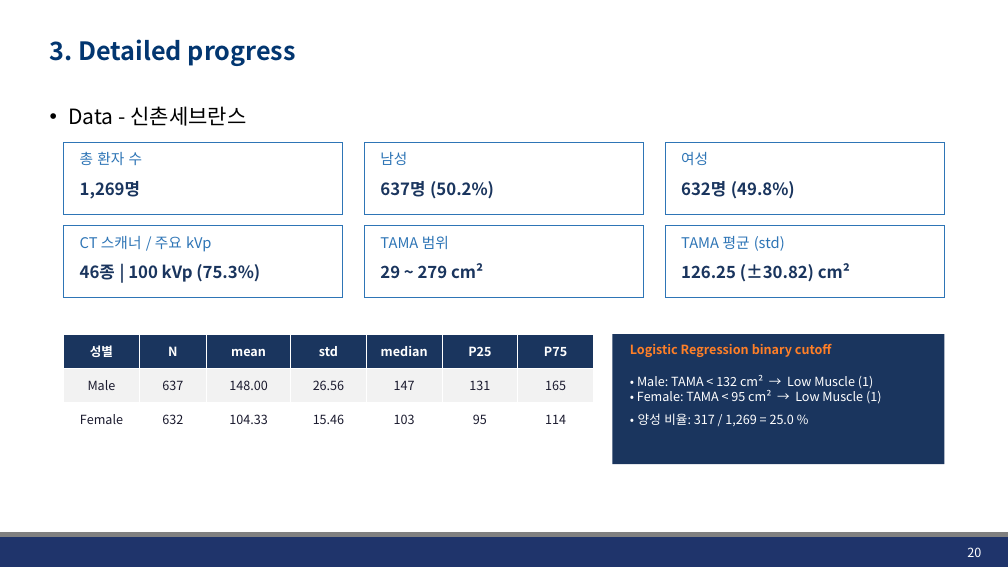
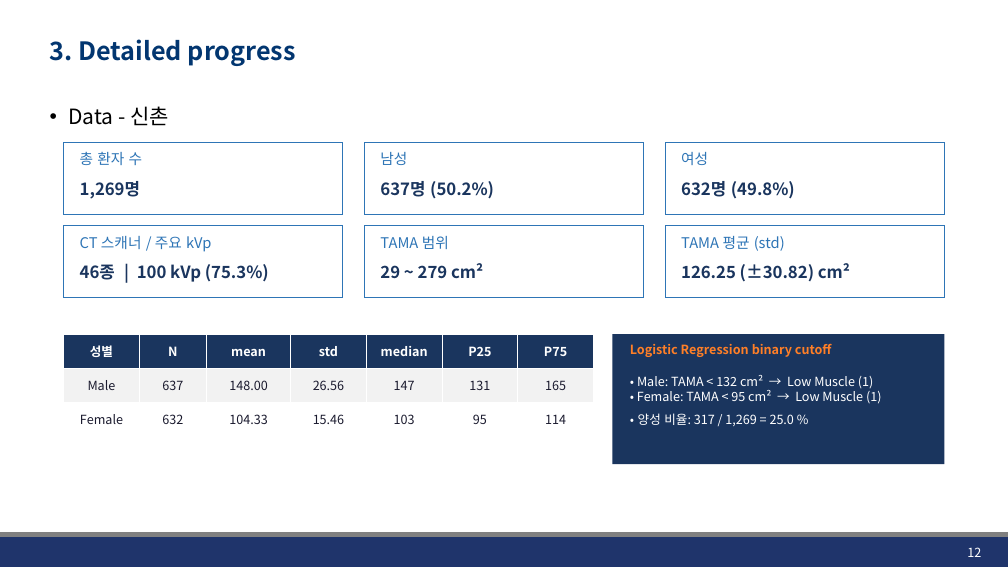
Before and after one commit to JHWannabe/2026-1_Study, a slide deck: slide 12 of 연구자료/260424_Linear_Logistic_Regression.pptx (slide 20 before the commit). Drawn at 1008x567 pixels with LibreOffice and Linux fonts; fonts in the diff are those of the drawing; background and template pictures are left out. Boxes give left, top, right and bottom in pixels: in the first picture for what was removed or moved away, otherwise in the second. Text is boxed around its words. In the diff, an @@ line names an element or a change of style, - is before the commit and + after.

```diff
--- a/연구자료/260424_Linear_Logistic_Regression.pptx
+++ b/연구자료/260424_Linear_Logistic_Regression.pptx
@@ text at box(68, 106, 169, 126): text changed @@
-• Data - 신촌세브란스
+• Data - 신촌
@@ text "46종 | 100 kVp (75.3%)" rewrapped from box(80, 264, 260, 282) to box(80, 264, 269, 282) @@
@@ page number at box(967, 547, 981, 557): text changed @@
-20
+12
```
Also in this commit, not shown: 16 other slides changed, 13 slides added, 5 slides removed, 7 other files.
